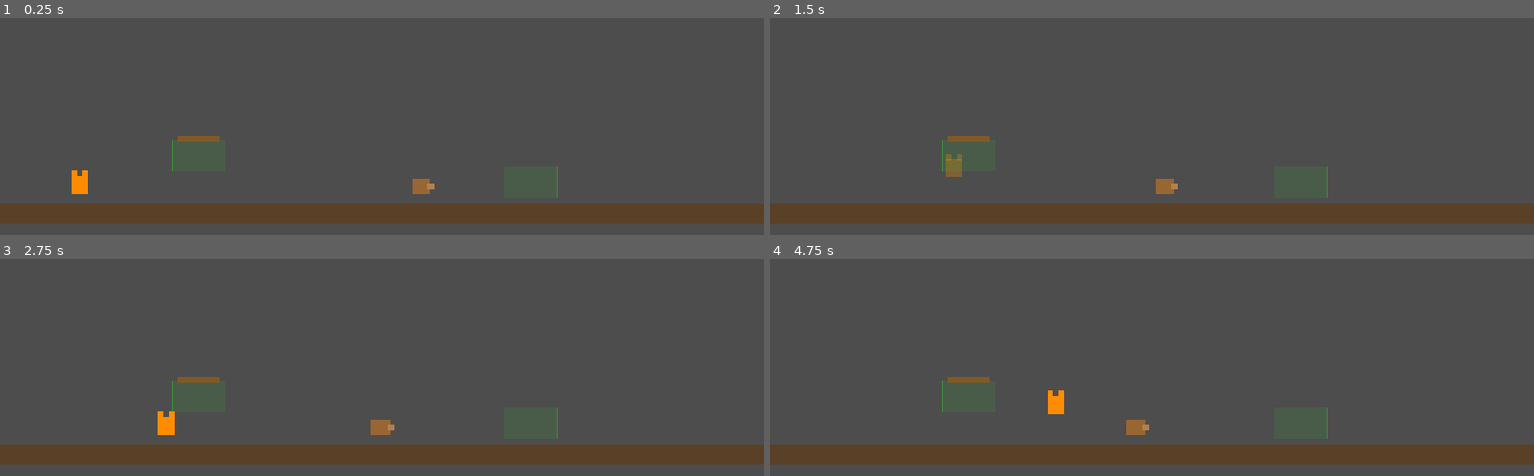
Above: before the commit, frames 1-4 (two rows, left to right).
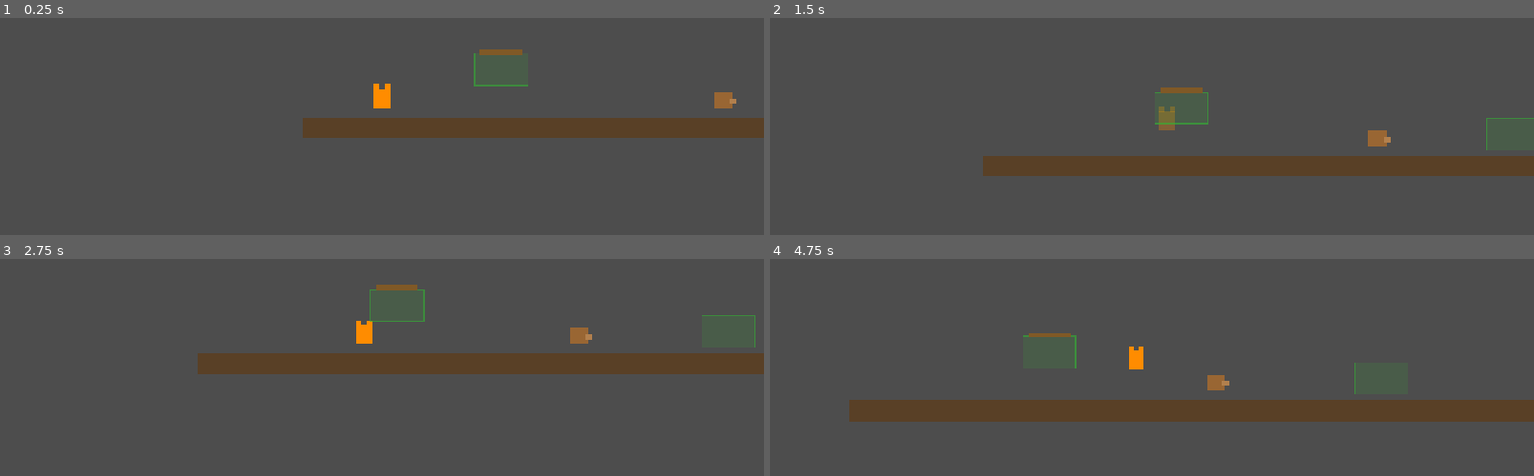
Above: after the commit, the same moments.

Repository: droptablestar/sneaky-cat-2d
Game: Godot game, scene res://scenes/main.tscn
Two runs of this game, one before a commit and one after it. Both use one fixed random seed, a clock stepped at 60 frames per second and the inputs below.
Inputs:
- Up to frame 1 (0.25 s): no input
- Up to frame 2 (1.5 s): tap Enter (ui_accept) at 0.5, 0.77 s; hold Right (ui_right) from 0.53 s (still down)
- Up to frame 3 (2.75 s): tap Enter (ui_accept) at 1.52 s; release Right (ui_right) at 2.03 s; hold Left (ui_left) from 2.03 s (still down)
- Up to frame 4 (4.75 s): release Left (ui_left) at 2.78 s; hold Right (ui_right) 2.78-4.28 s; tap Enter (ui_accept) at 3.02, 3.77, 4.52 s; hold Left (ui_left) from 4.28 s (still down)

The runs differ from the first frame. In frame 1, 16% of the frame differs, in the area x 0-100%, y 14-95%; in frame 2, 17%; in frame 3, 18%; in frame 4, 19%, in the area x 0-100%, y 34-95%.

Commit message:
Add alert indicator, fullscreen toggle, and camera follow
- Camera2D on cat with position smoothing
- ! bubble above dog head when detecting/chasing cat
- F11 toggles fullscreen via game_manager.gd
- Stretch aspect set to expand for fullscreen scaling

Diff:
--- a/project.godot
+++ b/project.godot
@@ -20,6 +20,7 @@
 window/size/viewport_width=1152
 window/size/viewport_height=400
 window/stretch/mode="canvas_items"
+window/stretch/aspect="expand"
 
 [physics]
 
--- a/scenes/characters/cat.tscn
+++ b/scenes/characters/cat.tscn
@@ -13,3 +13,7 @@
 
 [node name="CollisionShape2D" type="CollisionShape2D" parent="."]
 shape = SubResource("1")
+
+[node name="Camera2D" type="Camera2D" parent="."]
+position_smoothing_enabled = true
+position_smoothing_speed = 6.0
--- a/scenes/main.tscn
+++ b/scenes/main.tscn
@@ -1,7 +1,9 @@
-[gd_scene load_steps=2 format=3]
+[gd_scene load_steps=3 format=3]
 
 [ext_resource type="PackedScene" path="res://scenes/levels/level_01.tscn" id="1"]
+[ext_resource type="Script" path="res://scripts/game_manager.gd" id="2"]
 
 [node name="Main" type="Node2D"]
+script = ExtResource("2")
 
 [node name="Level" parent="." instance=ExtResource("1")]
--- a/scripts/characters/dog.gd
+++ b/scripts/characters/dog.gd
@@ -13,6 +13,14 @@
 	draw_rect(Rect2(-14, -24, 28, 24), Color(0.6, 0.4, 0.2))
 	# snout
 	draw_rect(Rect2(10, -14, 10, 8), Color(0.7, 0.5, 0.3))
+
+	if state == State.ALERT or state == State.CHASE:
+		# bubble background
+		draw_circle(Vector2(0, -38), 12, Color(1.0, 1.0, 1.0))
+		# ! body
+		draw_rect(Rect2(-2.5, -47, 5, 12), Color(0.1, 0.1, 0.1))
+		# ! dot
+		draw_rect(Rect2(-2.5, -32, 5, 5), Color(0.1, 0.1, 0.1))
 
 func _on_detect(target: Node) -> void:
 	chase_target = target
--- a/scripts/characters/enemy_base.gd
+++ b/scripts/characters/enemy_base.gd
@@ -40,6 +40,7 @@
 			_chase(delta)
 
 	move_and_slide()
+	queue_redraw()
 
 func _apply_gravity(delta: float) -> void:
 	if not is_on_floor():
--- /dev/null
+++ b/scripts/game_manager.gd
@@ -0,0 +1,13 @@
+extends Node
+
+func _unhandled_input(event: InputEvent) -> void:
+	if event is InputEventKey and event.pressed and not event.echo:
+		if event.keycode == KEY_F11:
+			_toggle_fullscreen()
+
+func _toggle_fullscreen() -> void:
+	var mode = DisplayServer.window_get_mode()
+	if mode == DisplayServer.WINDOW_MODE_FULLSCREEN:
+		DisplayServer.window_set_mode(DisplayServer.WINDOW_MODE_WINDOWED)
+	else:
+		DisplayServer.window_set_mode(DisplayServer.WINDOW_MODE_FULLSCREEN)
Not shown, added: scripts/game_manager.gd.uid
